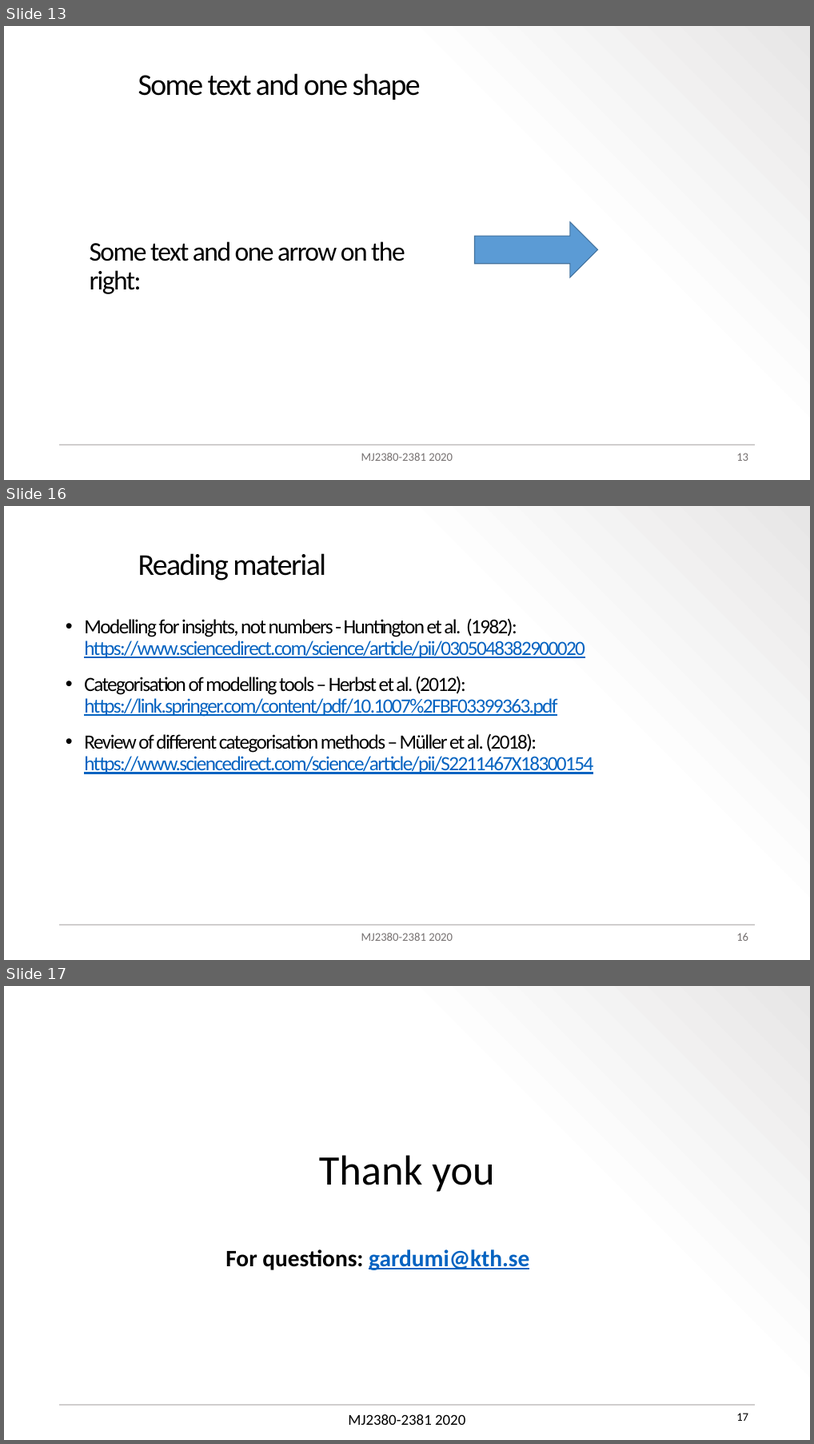
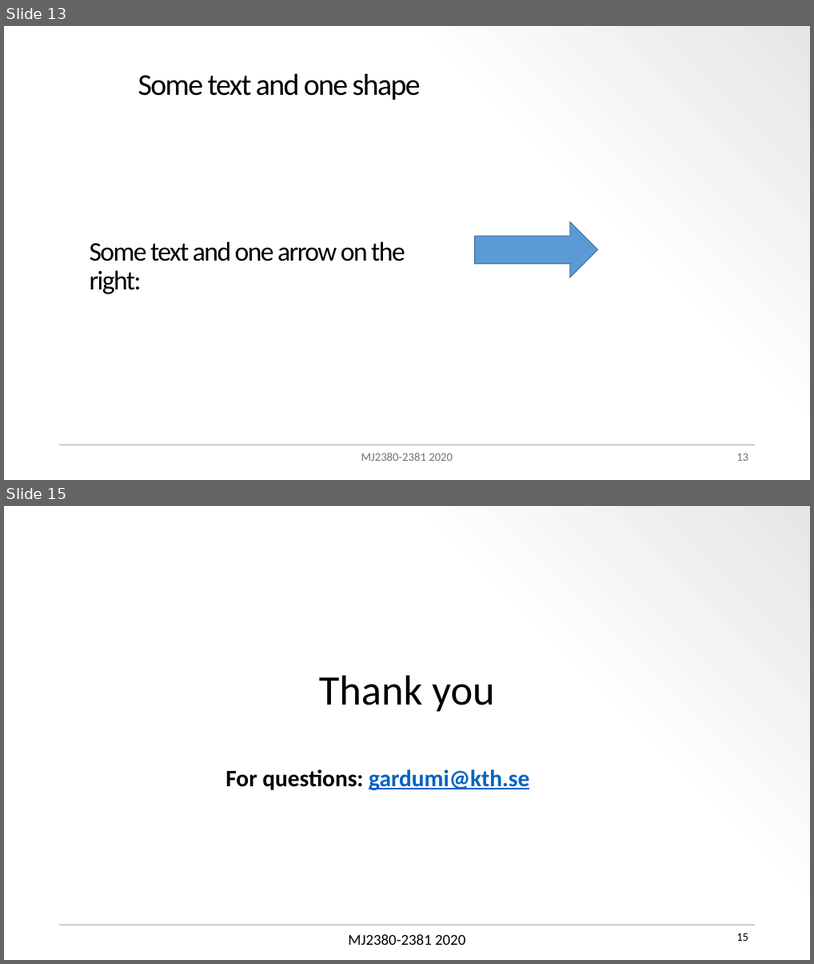
Before and after one commit to KTH-dESA/teaching_kit, a slide deck: files/ppt_presentations/ppt_demo.pptx. Shown one above the other, each under a label of ours: slides 13, 16 and 17 before the commit, slides 13 and 15 after it; the slides between them are not shown. The pictures are 814x1444 and 814x964 pixels, drawn with LibreOffice and Linux fonts; fonts in the diff are those of the drawing; background and template pictures are left out. Boxes give left, top, right and bottom in pixels: in the first picture for what was removed or moved away, otherwise in the second. Text is boxed around its words. In the diff, an @@ line names an element or a change of style, - is before the commit and + after.

```diff
--- a/files/ppt_presentations/ppt_demo.pptx
+++ b/files/ppt_presentations/ppt_demo.pptx
@@ slide 16 removed at [4,506,810,960], background gradient #FFFFFF to #FDFDFD to #E7E6E6; not listed: 1 template element that a slide beside it also shows @@
@@ title removed at [138,553,326,580] @@
-Reading material
@@ text removed at [84,618,594,774] @@
-  • Modelling for insights, not numbers - Huntington et al. (1982): https://www.sciencedirect.com/science/article/pii/0305048382900020
-  • Categorisation of modelling tools – Herbst et al. (2012): https://link.springer.com/content/pdf/10.1007%2FBF03399363.pdf
-  • Review of different categorisation methods – Müller et al. (2018): https://www.sciencedirect.com/science/article/pii/S2211467X18300154
@@ text removed at [362,932,453,940] @@
-MJ2380-2381 2020
@@ page number removed at [737,932,749,940] @@
-16
@@ what was slide 17 is now slide 15 @@
@@ page number at [737,932,749,940]: text changed @@
-17
+15
```
Also in this commit, not shown: 2 slides changed, 1 other slide removed, 29 other files.
